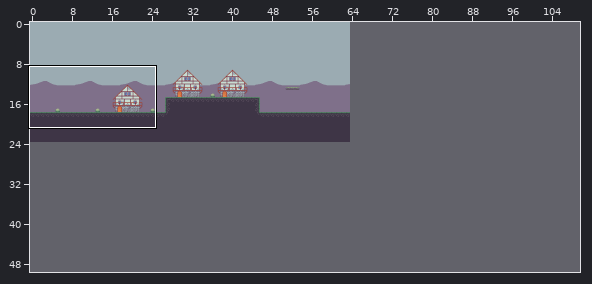
Tiled map -- Assets/Maps/MapTemplate.tmx. Above, an overview of the earlier version with the close-up marked.
Close-up. Old version:
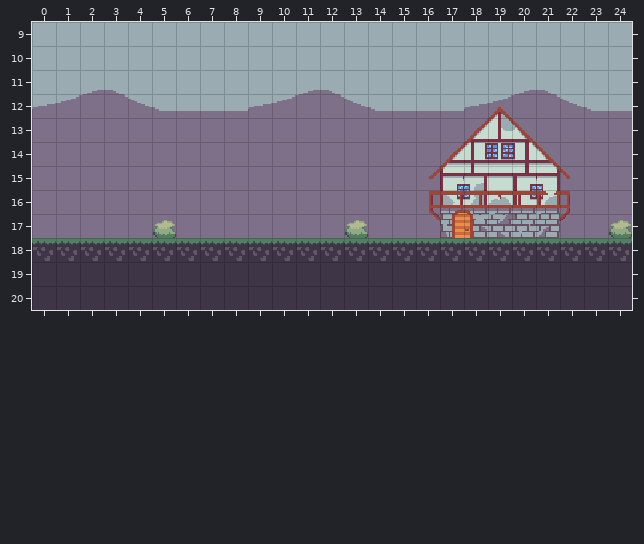
Cells are 16x16 px. Shown: x 0..24, y 9..20. The commit also changed other parts of the map, which this record leaves out. The old version is drawn lined up with the new one.
And afterwards:
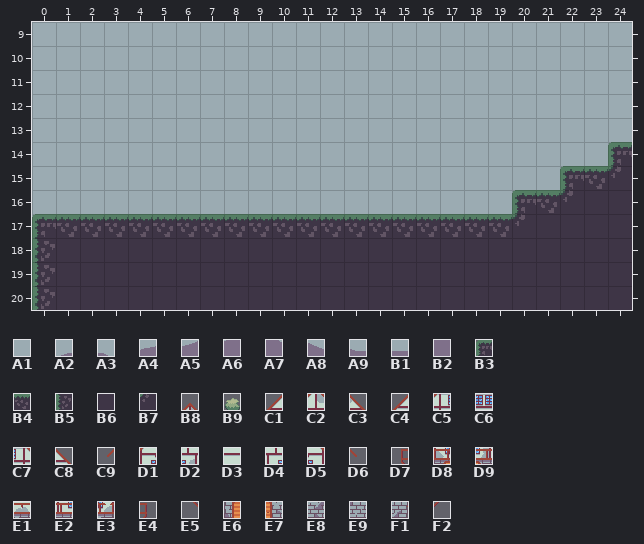
Key: from "tileset": A1 0, A2 3, A3 4, A4 17, A5 18, A6 19, A7 20, A8 21, A9 22, B1 23, B2 26, B3 32, B4 33, B5 48, B6 49, B7 52, B8 83, B9 87, C1 98, C2 99, C3 100, C4 113, C5 114, C6 115, C7 116, C8 117, C9 128, D1 129, D2 130, D3 131, D4 132, D5 133, D6 134, D7 144, D8 145, D9 146, E1 147, E2 148, E3 149, E4 150, E5 160, E6 161, E7 162, E8 163, E9 164, F1 165, F2 166.
__ is an empty cell, ## one hidden under a higher layer.
The edit:
{"change": "map size 64x24 -> 120x50 cells"}
{"where": "layer \"Background1\""}
{"y":11,"x":2,"old":"A2 A3","new":"A1 A1"}
{"y":11,"x":11,"old":"A2 A3","new":"A1 A1"}
{"y":11,"x":20,"old":"A2 A3","new":"A1 A1"}
{"y":12,"x":0,"old":"A4 A5 A6 A7 A8 A9 B1 B1 B1 A4 A5 A6 A7 A8 A9 B1 B1 B1 A4 A5 A6 A7 A8 A9 B1","new":"A1 A1 A1 A1 A1 A1 A1 A1 A1 A1 A1 A1 A1 A1 A1 A1 A1 A1 A1 A1 A1 A1 A1 A1 A1"}
{"y":13,"x":0,"old":"B2 B2 B2 B2 B2 B2 B2 B2 B2 B2 B2 B2 B2 B2 B2 B2 B2 B2 B2 ## B2 B2 B2 B2 B2","new":"A1 A1 A1 A1 A1 A1 A1 A1 A1 A1 A1 A1 A1 A1 A1 A1 A1 A1 A1 A1 A1 A1 A1 A1 A1"}
{"y":14,"x":0,"old":"B2 B2 B2 B2 B2 B2 B2 B2 B2 B2 B2 B2 B2 B2 B2 B2 B2 B2 ## ## ## B2 B2 B2 B2","new":"A1 A1 A1 A1 A1 A1 A1 A1 A1 A1 A1 A1 A1 A1 A1 A1 A1 A1 A1 A1 A1 A1 A1 A1 A1"}
{"y":15,"x":0,"old":"B2 B2 B2 B2 B2 B2 B2 B2 B2 B2 B2 B2 B2 B2 B2 B2 B2 ## ## ## ## ## B2 B2 B2","new":"A1 A1 A1 A1 A1 A1 A1 A1 A1 A1 A1 A1 A1 A1 A1 A1 A1 A1 A1 A1 A1 A1 A1 ## ##"}
{"y":16,"x":0,"old":"B2 B2 B2 B2 B2 B2 B2 B2 B2 B2 B2 B2 B2 B2 B2 B2 B2 ## ## ## ## B2 B2 B2 B2","new":"A1 A1 A1 A1 A1 A1 A1 A1 A1 A1 A1 A1 A1 A1 A1 A1 A1 A1 A1 A1 A1 ## ## ## ##"}
{"y":17,"x":0,"old":"B2 B2 B2 B2 B2 B2 B2 B2 B2 B2 B2 B2 B2 B2 B2 B2 B2 B2","new":"A1 ## ## ## ## ## ## ## ## ## ## ## ## ## ## ## ## ##"}
{"y":17,"x":21,"old":"B2 B2 B2 B2","new":"## ## ## ##"}
{"where": "layer \"Map\""}
{"y":12,"x":19,"old":"B8","new":"__"}
{"y":13,"x":18,"old":"C1 C2 C3","new":"__ __ __"}
{"y":14,"x":17,"old":"C4 C5 C6 C7 C8","new":"__ __ __ __ __"}
{"y":14,"x":24,"old":"__","new":"B3"}
{"y":15,"x":16,"old":"C9 D1 D2 D3 D4 D5 D6 __ __","new":"__ __ __ __ __ __ B3 B4 B7"}
{"y":16,"x":16,"old":"D7 D8 D9 E1 E2 E3 E4 __ __","new":"__ __ __ __ B3 B4 B7 B6 B6"}
{"y":17,"x":0,"old":"__ __ __ __ __ B9 __ __ __ __ __ __ __ B9 __ __ E5 E6 E7 E8 E9 F1 F2 __ B9","new":"B3 B4 B4 B4 B4 B4 B4 B4 B4 B4 B4 B4 B4 B4 B4 B4 B4 B4 B4 B4 B7 B6 B6 B6 B6"}
{"y":18,"x":0,"old":"B4 B4 B4 B4 B4 B4 B4 B4 B4 B4 B4 B4 B4 B4 B4 B4 B4 B4 B4 B4 B4 B4 B4 B4 B4","new":"B5 B6 B6 B6 B6 B6 B6 B6 B6 B6 B6 B6 B6 B6 B6 B6 B6 B6 B6 B6 B6 B6 B6 B6 B6"}
{"y":19,"x":0,"old":"B6","new":"B5"}
{"y":20,"x":0,"old":"B6","new":"B5"}
{"label":"changed","picture_box":[32,90,632,310]}
